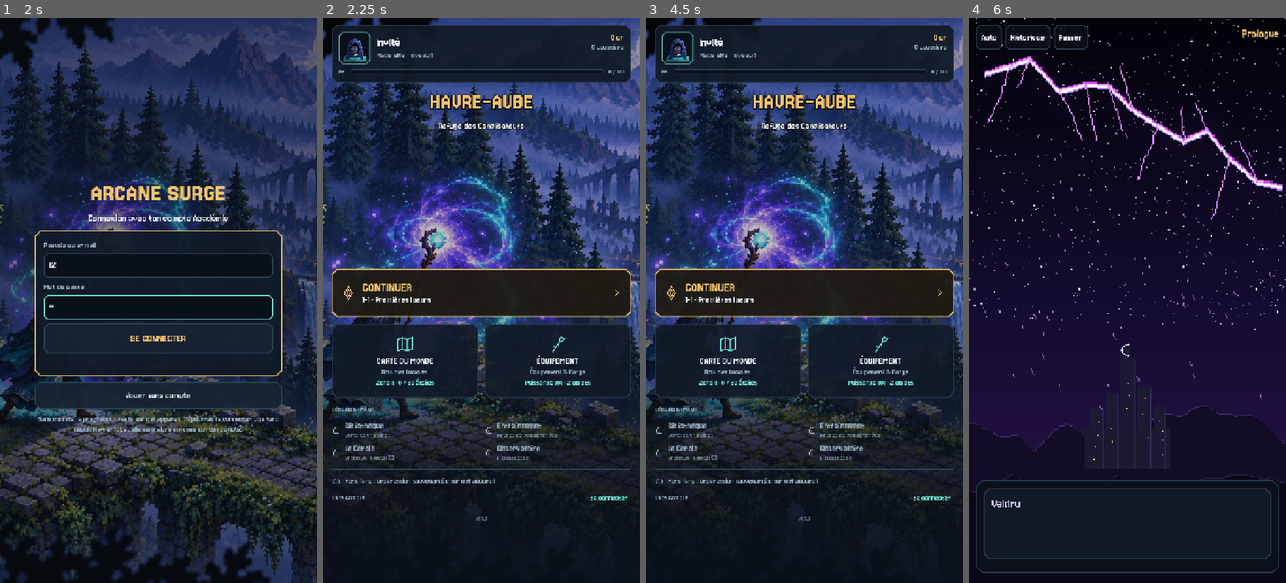
Above: before the commit, frames 1-4 (left to right).
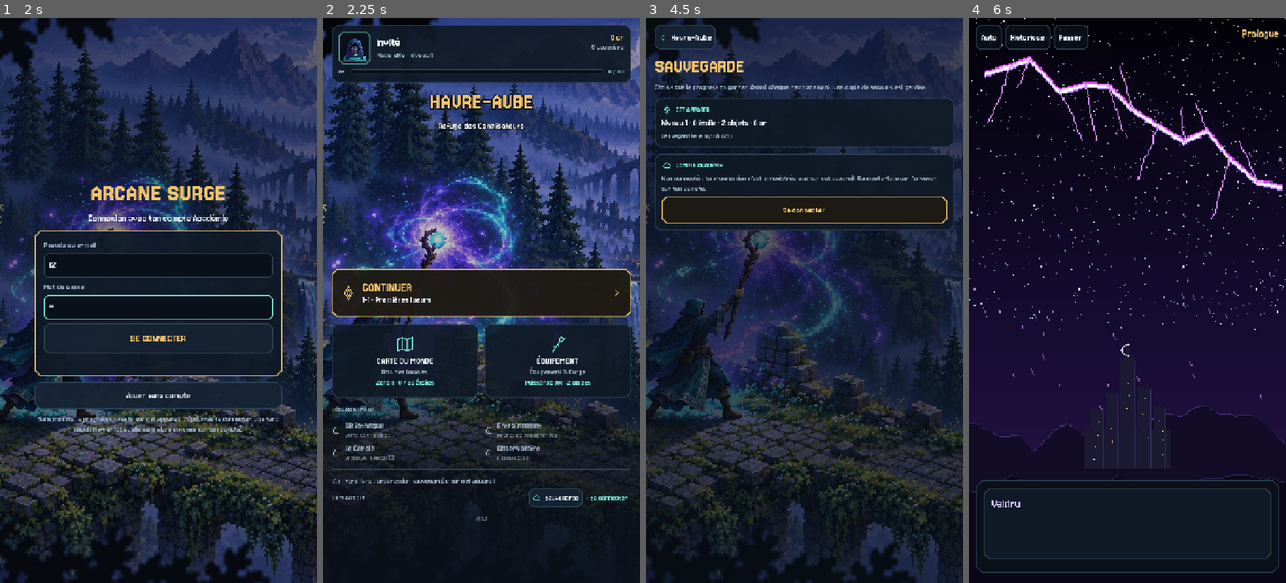
Above: after the commit, the same moments.

Repository: adamfast-tech/Arcane-Surge
Game: Godot game, scene res://scenes/main.tscn
The game is run twice, just before and just after one commit, with the same random seed, the same clock (stepped at 60 frames per second) and the same inputs.
Inputs (mouse positions are in pixels of both pictures, inside the frame that each line leads up to):
- Up to frame 1 (2 s): tap Enter at 0.5 s; move the mouse to (228, 272) at 0.52 s; hold D 0.53-1.25 s; tap 1 at 0.6 s; click (228, 272) at 0.67 s; tap Space at 0.77 s; click (158, 266) at 1.27 s; type "12" at 1.35 s; click (158, 306) at 1.5 s; type "12" at 1.58 s
- Up to frame 2 (2.25 s): click "Jouer sans compte" at 2 s
- Up to frame 3 (4.5 s): click "Se connecter" at 2.75 s; click "Retour à Havre-Aube" at 3.5 s; click (877, 498) at 4.25 s, where only the run after the commit has a clickable "Sauvegarde"
- Up to frame 4 (6 s): click (1007, 34) at 5 s, where only the run after the commit has a clickable "Havre-Aube"; click (1127, 294) at 5.77 s

Frame 1 is identical in both runs. In frame 2, 0.3% of the frame differs, in the area x 64-82%, y 83-87%; in frame 3, 49%, in the area x 0-100%, y 0-100%; in frame 4, nothing differs.

Commit message:
Save screen: compare device and account saves, choose or restore manually
- Havre-Aube "Sauvegarde" button opens a screen showing this device's save and
  the account's save (level, stars, items, gold, last save time)
- Send this progression to the account, use the account's save, or restore one
  of the 5 previous versions kept by the server or a local backup copy
- Every replacement asks for confirmation and keeps a backup

Co-Authored-By: Claude Opus 5.5 <noreply@anthropic.com>
Claude-Session: https://claude.ai/code/session_01KxBcu88mBMwwvd1C9qLVyt

Diff:
--- a/scripts/core/cloud.gd
+++ b/scripts/core/cloud.gd
@@ -202,6 +202,36 @@
 	return float(remote.get("updated", 0.0)) > float(local.get("updated", 0.0))
 
 
+## Sauvegarde actuelle du compte : {} s'il n'y en a pas, null si le serveur ne répond pas.
+func fetch_remote() -> Variant:
+	if not is_online():
+		return null
+	var r := await _authed(HTTPClient.METHOD_GET, "/rest/v1/arcane_saves?select=data&user_id=eq." + user_id)
+	if not r["ok"]:
+		return null
+	var rows: Array = r["data"] if r["data"] is Array else []
+	if rows.is_empty() or not (rows[0].get("data") is Dictionary):
+		return {}
+	return rows[0]["data"]
+
+
+## Versions précédentes gardées par le serveur (5 au plus), de la plus récente à la plus ancienne.
+func fetch_history() -> Array:
+	if not is_online():
+		return []
+	var r := await _authed(HTTPClient.METHOD_GET, "/rest/v1/arcane_save_history?select=data,saved_at&user_id=eq.%s&order=saved_at.desc&limit=5" % user_id)
+	return r["data"] if r["ok"] and r["data"] is Array else []
+
+
+## Choix manuel : la progression « d » remplace celle de l'appareil (copie de secours gardée),
+## puis elle est envoyée sur le compte.
+func adopt(d: Dictionary) -> void:
+	Profile.backup(Profile.data, "appareil")
+	Profile.replace_with(d)
+	Profile.save_local()
+	await push()
+
+
 ## Envoie la progression locale (regroupe les envois rapprochés).
 func push() -> void:
 	if not is_online():
--- a/scripts/core/profile.gd
+++ b/scripts/core/profile.gd
@@ -85,6 +85,35 @@
 	for l in range(1, int((p as Dictionary).get("level", 1))):
 		total += float(xp_to_next(l))
 	return total
+
+
+## Résumé lisible d'une sauvegarde (écran Sauvegarde).
+static func summary(d: Dictionary) -> String:
+	var p: Dictionary = d.get("player", {}) if d.get("player") is Dictionary else {}
+	var stars := 0
+	for k in (d.get("levels", {}) as Dictionary).keys():
+		stars += int(d["levels"][k].get("stars", 0))
+	return "Niveau %d · %d étoile%s · %d objets · %d or" % [int(p.get("level", 1)), stars, "s" if stars > 1 else "",
+		(d.get("inventory", []) as Array).size(), int(d.get("gold", 0))]
+
+
+## Date de la dernière sauvegarde, à l'heure de l'appareil (« 22/11 à 10:42 »).
+static func save_date(d: Dictionary) -> String:
+	var u := float(d.get("updated", 0.0))
+	if u <= 0.0:
+		return "jamais sauvegardée"
+	var local := int(u) + int(Time.get_time_zone_from_system().get("bias", 0)) * 60
+	var t := Time.get_datetime_dict_from_unix_time(local)
+	return "%02d/%02d à %02d:%02d" % [int(t["day"]), int(t["month"]), int(t["hour"]), int(t["minute"])]
+
+
+## Copie de secours de l'appareil (« appareil », « compte ») : {} si absente.
+static func read_backup(tag: String) -> Dictionary:
+	var path := "user://save_backup_%s.json" % tag
+	if not FileAccess.file_exists(path):
+		return {}
+	var v: Variant = JSON.parse_string(FileAccess.get_file_as_string(path))
+	return v if v is Dictionary else {}
 
 
 ## Copie de secours sur l'appareil (user://save_backup_<tag>.json) avant tout remplacement.
--- a/scripts/main.gd
+++ b/scripts/main.gd
@@ -125,6 +125,7 @@
 	h.open_map.connect(_show_map)
 	h.open_equipment.connect(_show_equipment)
 	h.open_login.connect(_show_login.bind(true))
+	h.open_save.connect(_show_save)
 	h.play_level.connect(func(id: String) -> void: _play(id, false))
 	_set_screen(h)
 
@@ -134,6 +135,13 @@
 	m.back.connect(_show_hub)
 	m.play.connect(_play)
 	_set_screen(m)
+
+
+func _show_save() -> void:
+	var s := SaveScreen.new()
+	s.back.connect(_show_hub)
+	s.open_login.connect(_show_login.bind(true))
+	_set_screen(s)
 
 
 func _show_equipment() -> void:
--- a/scripts/ui/hub_screen.gd
+++ b/scripts/ui/hub_screen.gd
@@ -6,6 +6,7 @@
 signal open_map
 signal open_equipment
 signal open_login
+signal open_save
 signal play_level(level_id: String)
 
 var _status_icon: TextureRect
@@ -182,6 +183,13 @@
 	_account_label = UiTheme.label("", 17, UiTheme.MUTED)
 	_account_label.size_flags_horizontal = Control.SIZE_EXPAND_FILL
 	a.add_child(_account_label)
+	# Écran Sauvegarde : choisir manuellement la progression à garder.
+	var sv := UiTheme.button("Sauvegarde", 18)
+	sv.icon = Icons.tex("cloud", 40)
+	sv.add_theme_constant_override("icon_max_width", 20)
+	sv.custom_minimum_size = Vector2(0, 44)
+	sv.pressed.connect(func() -> void: open_save.emit())
+	a.add_child(sv)
 	_account_btn = UiTheme.button("", 18)
 	_account_btn.flat = true
 	_account_btn.custom_minimum_size = Vector2(0, 44)
--- /dev/null
+++ b/scripts/ui/save_screen.gd
@@ -0,0 +1,221 @@
+class_name SaveScreen
+extends Control
+## Sauvegarde (Havre-Aube) : progression de cet appareil et du compte Académie, envoi ou
+## récupération manuels, versions précédentes gardées par le serveur, copies de secours locales.
+## Chaque remplacement demande une confirmation et garde une copie de secours.
+
+signal back
+signal open_login
+
+var _col: VBoxContainer
+var _overlay: Control
+var _remote: Variant = null ## null : inconnu ou injoignable ; {} : aucune sauvegarde en ligne
+var _history: Array = []
+var _loading := false
+var _busy := false
+var _msg := ""
+
+
+func _ready() -> void:
+	set_anchors_and_offsets_preset(Control.PRESET_FULL_RECT)
+	UiTheme.backdrop(self, 0.7)
+	_overlay = Control.new()
+	_overlay.mouse_filter = Control.MOUSE_FILTER_IGNORE
+	add_child(_overlay)
+	_overlay.set_anchors_and_offsets_preset(Control.PRESET_FULL_RECT)
+	_rebuild()
+	_load_remote()
+
+
+func _online() -> bool:
+	return Cloud.instance != null and Cloud.instance.is_online()
+
+
+func _load_remote() -> void:
+	if not _online():
+		return
+	_loading = true
+	_rebuild()
+	_remote = await Cloud.instance.fetch_remote()
+	_history = await Cloud.instance.fetch_history()
+	_loading = false
+	_rebuild()
+
+
+func _rebuild() -> void:
+	for ch in get_children():
+		if ch is ScrollContainer:
+			ch.queue_free()
+	_col = UiTheme.scroll_column(self, 680.0, 16.0)
+	move_child(_overlay, get_child_count() - 1)
+	var head := HBoxContainer.new()
+	_col.add_child(head)
+	var b := UiTheme.back_button("Havre-Aube")
+	b.pressed.connect(func() -> void: back.emit())
+	head.add_child(b)
+	head.add_child(UiTheme.spacer())
+	_col.add_child(UiTheme.title("SAUVEGARDE", 46, UiTheme.GOLD))
+	_col.add_child(UiTheme.wrap("Choisis quelle progression garder. Avant chaque remplacement, une copie de secours est gardée.", 18, UiTheme.MUTED))
+	if _msg != "":
+		_col.add_child(UiTheme.wrap(_msg, 19, UiTheme.TEAL))
+	# Cet appareil.
+	var dev: Array = UiTheme.card(UiTheme.BORDER, 16)
+	_col.add_child(dev[0])
+	_card_head(dev[1], "rune", "CET APPAREIL")
+	(dev[1] as VBoxContainer).add_child(UiTheme.label(Profile.summary(Profile.data), 21))
+	(dev[1] as VBoxContainer).add_child(UiTheme.label("Sauvegardée le %s" % Profile.save_date(Profile.data), 17, UiTheme.MUTED))
+	# Compte Académie.
+	var acc: Array = UiTheme.card(UiTheme.BORDER, 16)
+	_col.add_child(acc[0])
+	var av: VBoxContainer = acc[1]
+	_card_head(av, "cloud", "COMPTE ACADÉMIE" + (" · %s" % Cloud.instance.username if _online() else ""))
+	if not _online():
+		av.add_child(UiTheme.wrap("Non connecté : ta progression n'est enregistrée que sur cet appareil. Connecte-toi pour l'envoyer sur ton compte.", 18, UiTheme.MUTED))
+		var login := _primary("Se connecter")
+		login.pressed.connect(func() -> void: open_login.emit())
+		av.add_child(login)
+	elif _loading:
+		av.add_child(UiTheme.label("Lecture de la sauvegarde en ligne…", 18, UiTheme.MUTED))
+	elif _remote == null:
+		av.add_child(UiTheme.label("Sauvegarde en ligne injoignable.", 18, UiTheme.GOLD))
+		var retry := UiTheme.button("Réessayer", 19)
+		retry.custom_minimum_size = Vector2(0, 52)
+		retry.pressed.connect(_load_remote)
+		av.add_child(retry)
+	elif (_remote as Dictionary).is_empty():
+		av.add_child(UiTheme.label("Aucune sauvegarde sur le compte.", 19, UiTheme.MUTED))
+	else:
+		av.add_child(UiTheme.label(Profile.summary(_remote), 21))
+		av.add_child(UiTheme.label("Sauvegardée le %s" % Profile.save_date(_remote), 17, UiTheme.MUTED))
+	if _online() and not _loading:
+		var up := _primary("Envoyer cette progression sur le compte")
+		up.pressed.connect(func() -> void: _confirm("Envoyer sur le compte ?",
+			"La sauvegarde du compte sera remplacée par celle de cet appareil :\n%s" % Profile.summary(Profile.data),
+			_do_push))
+		_col.add_child(up)
+		if _remote is Dictionary and not (_remote as Dictionary).is_empty():
+			var down := UiTheme.button("Utiliser la sauvegarde du compte", 20)
+			down.custom_minimum_size = Vector2(0, 60)
+			var rd: Dictionary = _remote
+			down.pressed.connect(func() -> void: _confirm("Utiliser la sauvegarde du compte ?",
+				"La progression de cet appareil sera remplacée par :\n%s" % Profile.summary(rd),
+				_do_adopt.bind(rd, "Sauvegarde du compte chargée.")))
+			_col.add_child(down)
+		if not _history.is_empty():
+			_col.add_child(UiTheme.section("Versions précédentes du compte"))
+			for h in _history:
+				if h is Dictionary and h.get("data") is Dictionary:
+					_col.add_child(_version_row(h["data"], "Version du compte"))
+	var backups: Array = []
+	for t in [["appareil", "Copie de cet appareil (avant le dernier remplacement)"], ["compte", "Copie d'une sauvegarde du compte"]]:
+		var d := Profile.read_backup(str(t[0]))
+		if not d.is_empty():
+			backups.append([d, str(t[1])])
+	if not backups.is_empty():
+		_col.add_child(UiTheme.section("Copies de secours de cet appareil"))
+		for bk in backups:
+			_col.add_child(_version_row(bk[0], str(bk[1])))
+
+
+func _card_head(v: VBoxContainer, icon: String, text: String) -> void:
+	var h := HBoxContainer.new()
+	h.add_theme_constant_override("separation", 10)
+	v.add_child(h)
+	h.add_child(UiTheme.icon_rect(icon, 22))
+	h.add_child(UiTheme.section(text, UiTheme.TEAL))
+
+
+func _primary(text: String) -> Button:
+	var b := UiTheme.button(text, 20)
+	b.custom_minimum_size = Vector2(0, 62)
+	b.add_theme_color_override("font_color", UiTheme.GOLD)
+	b.add_theme_stylebox_override("normal", UiTheme.box(Color(UiTheme.WARM, 0.94), Color(UiTheme.GOLD, 0.85), 14, 2, 8, UiTheme.GOLD))
+	b.add_theme_stylebox_override("hover", UiTheme.box(Color(UiTheme.WARM.lightened(0.05), 0.96), UiTheme.GOLD, 14, 2, 8, UiTheme.GOLD))
+	return b
+
+
+func _version_row(d: Dictionary, label: String) -> PanelContainer:
+	var c: Array = UiTheme.card(UiTheme.BORDER, 12)
+	var h := HBoxContainer.new()
+	h.add_theme_constant_override("separation", 12)
+	(c[1] as VBoxContainer).add_child(h)
+	var v := VBoxContainer.new()
+	v.add_theme_constant_override("separation", 0)
+	v.size_flags_horizontal = Control.SIZE_EXPAND_FILL
+	h.add_child(v)
+	v.add_child(UiTheme.label(label, 16, UiTheme.MUTED))
+	v.add_child(UiTheme.wrap(Profile.summary(d), 19))
+	v.add_child(UiTheme.label("Sauvegardée le %s" % Profile.save_date(d), 16, UiTheme.MUTED))
+	var r := UiTheme.button("Restaurer", 18)
+	r.custom_minimum_size = Vector2(120, 52)
+	r.size_flags_vertical = Control.SIZE_SHRINK_CENTER
+	r.pressed.connect(func() -> void: _confirm("Restaurer cette version ?",
+		"La progression de cet appareil%s sera remplacée par :\n%s" % [" et du compte" if _online() else "", Profile.summary(d)],
+		_do_adopt.bind(d, "Version restaurée.")))
+	h.add_child(r)
+	return c[0]
+
+
+# ---------------------------------------------------------------- actions
+
+func _do_push() -> void:
+	await Cloud.instance.push()
+	_msg = "Progression de cet appareil envoyée sur le compte." if not Cloud.instance.message.begins_with("Échec") else Cloud.instance.message
+
+
+func _do_adopt(d: Dictionary, done: String) -> void:
+	if _online():
+		await Cloud.instance.adopt(d)
+	else:
+		Profile.backup(Profile.data, "appareil")
+		Profile.replace_with(d)
+		Profile.save_local()
+	_msg = done
+
+
+## Fenêtre de confirmation ; l'action (asynchrone) s'exécute sur « Confirmer ».
+func _confirm(title: String, text: String, action: Callable) -> void:
+	if _busy:
+		return
+	_overlay.mouse_filter = Control.MOUSE_FILTER_STOP
+	var dim := ColorRect.new()
+	dim.color = Color(UiTheme.BG, 0.8)
+	_overlay.add_child(dim)
+	dim.set_anchors_and_offsets_preset(Control.PRESET_FULL_RECT)
+	var center := CenterContainer.new()
+	_overlay.add_child(center)
+	center.set_anchors_and_offsets_preset(Control.PRESET_FULL_RECT)
+	var c: Array = UiTheme.card(UiTheme.GOLD, 22)
+	(c[0] as PanelContainer).custom_minimum_size = Vector2(minf(600.0, size.x - 40.0), 0)
+	center.add_child(c[0])
+	var v: VBoxContainer = c[1]
+	v.add_theme_constant_override("separation", 14)
+	v.add_child(UiTheme.title(title, 30, UiTheme.GOLD))
+	v.add_child(UiTheme.wrap(text, 19, UiTheme.TEXT))
+	var row := HBoxContainer.new()
+	row.add_theme_constant_override("separation", 10)
+	v.add_child(row)
+	var cancel := UiTheme.button("Annuler", 20)
+	cancel.custom_minimum_size = Vector2(0, 58)
+	cancel.size_flags_horizontal = Control.SIZE_EXPAND_FILL
+	cancel.pressed.connect(_close_confirm)
+	row.add_child(cancel)
+	var ok := _primary("Confirmer")
+	ok.size_flags_horizontal = Control.SIZE_EXPAND_FILL
+	ok.pressed.connect(func() -> void:
+		if _busy:
+			return
+		_busy = true
+		ok.text = "…"
+		await action.call()
+		_busy = false
+		_close_confirm()
+		_load_remote()
+		_rebuild())
+	row.add_child(ok)
+
+
+func _close_confirm() -> void:
+	for ch in _overlay.get_children():
+		ch.queue_free()
+	_overlay.mouse_filter = Control.MOUSE_FILTER_IGNORE
--- a/tools/ui_smoke.gd
+++ b/tools/ui_smoke.gd
@@ -146,6 +146,9 @@
 		Profile.equip(str(inv[inv.size() - 1]["uid"]))
 		eq.call("_rebuild")
 	await _frames(5)
+	main.call("_show_save")
+	await _frames(5)
+	print("sauvegarde : ", _screen().get_script().get_global_name(), " · ", Profile.summary(Profile.data), " · ", Profile.save_date(Profile.data))
 	main.call("_show_login", true)
 	await _frames(5)
 	print("niveau joueur : ", Profile.level(), " · or : ", Profile.gold(), " · objets : ", inv.size(), " · puissance : ", Profile.power())
Not shown, added: scripts/ui/save_screen.gd.uid
Not shown, changed: docs/design/11-boucle-de-jeu.md
